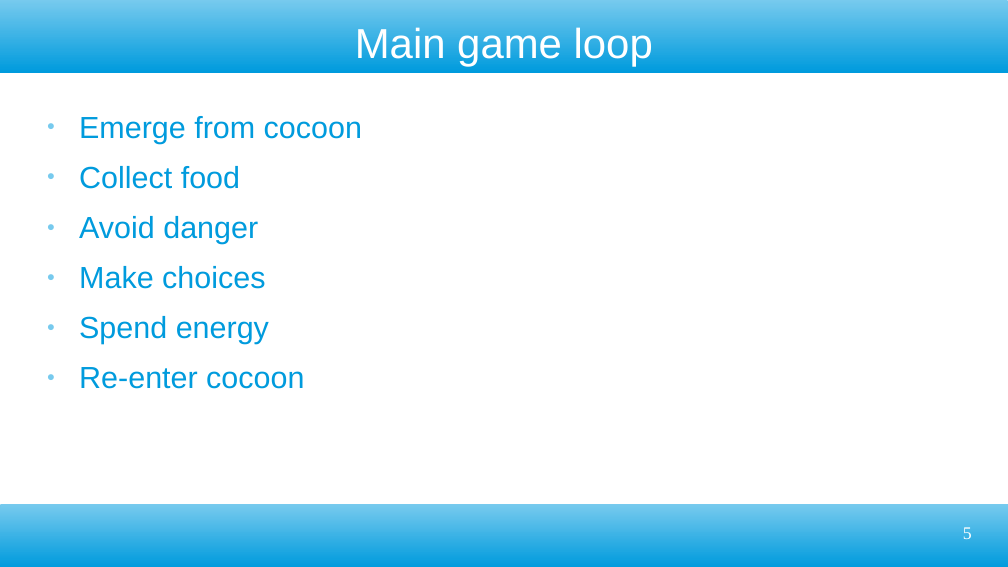
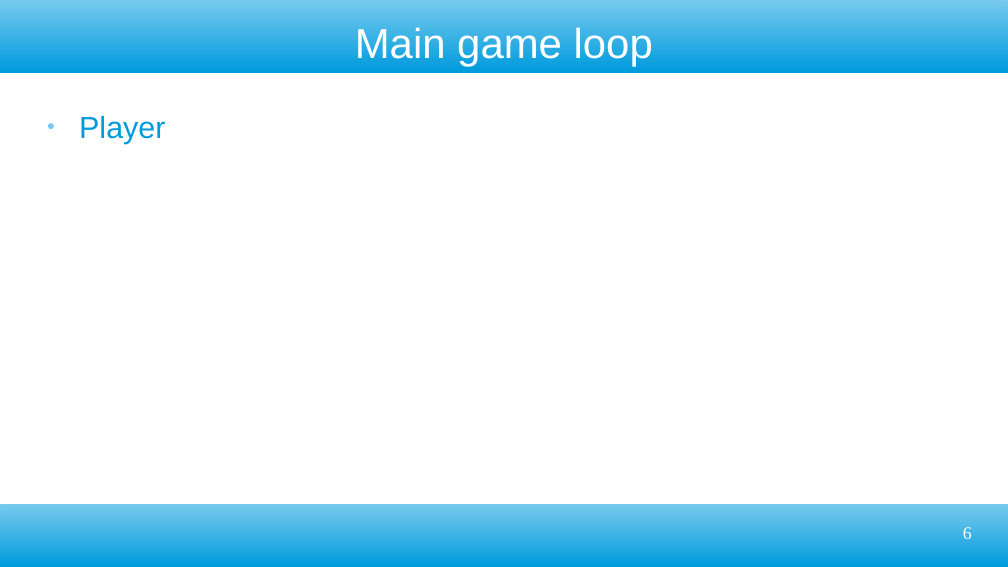
Before and after one commit to ktosox/GWJ77-Metamorphosis, a slide deck: slide 6 of GDD.odp (slide 5 before the commit). Drawn at 1008x567 pixels with LibreOffice and Linux fonts; fonts in the diff are those of the drawing. Boxes give left, top, right and bottom in pixels: in the first picture for what was removed or moved away, otherwise in the second. Text is boxed around its words. In the diff, an @@ line names an element or a change of style, - is before the commit and + after.

Commit message:
made a draft scene for the game

```diff
--- a/GDD.odp
+++ b/GDD.odp
@@ text at box(79, 116, 165, 144): text changed @@
-● Emerge from cocoon
-● Collect food
-● Avoid danger
-● Make choices
-● Spend energy
-● Re-enter cocoon
+● Player
@@ page number at box(963, 527, 972, 539): text changed @@
-5
+6
```
Also in this commit, not shown: 2 other slides changed, 2 slides added, 1 slide removed, 16 other files.
